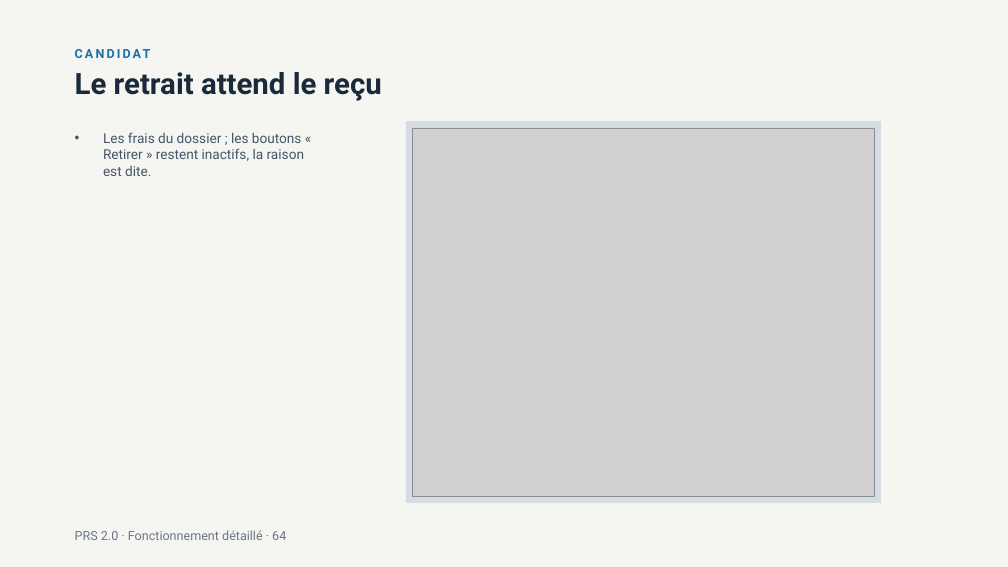
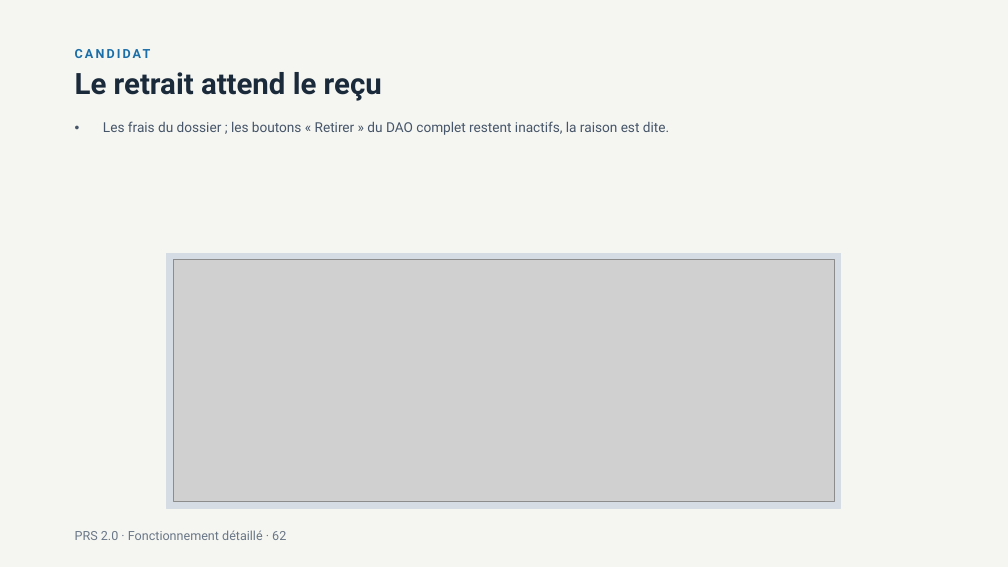
Before and after one commit to lralaitsilanihasy-create/PRS2.0-frontend, a slide deck: slide 62 of docs/documentation/PRS2-fonctionnement-detaille-2026-10-06.pptx (slide 64 before the commit). Drawn at 1008x567 pixels with LibreOffice and Linux fonts; fonts in the diff are those of the drawing; grey boxes stand for pictures. Boxes give left, top, right and bottom in pixels: in the first picture for what was removed or moved away, otherwise in the second. Text is boxed around its words. In the diff, an @@ line names an element or a change of style, - is before the commit and + after.

```diff
--- a/docs/documentation/PRS2-fonctionnement-detaille-2026-10-06.pptx
+++ b/docs/documentation/PRS2-fonctionnement-detaille-2026-10-06.pptx
@@ text at (103,121,669,135): text changed @@
-• Les frais du dossier ; les boutons « Retirer » restent inactifs, la raison est dite.
+• Les frais du dossier ; les boutons « Retirer » du DAO complet restent inactifs, la raison est dite.
@@ rectangle: place and size @@
-rectangle at (407,122,881,503)
+rectangle at (167,253,842,509)
@@ picture: place and size @@
-picture at (413,128,874,497)
+picture at (173,259,835,502)
@@ text at (75,530,286,540): text changed @@
-PRS 2.0 · Fonctionnement détaillé · 64
+PRS 2.0 · Fonctionnement détaillé · 62
```
Also in this commit, not shown: 49 other slides changed, 2 slides removed.
